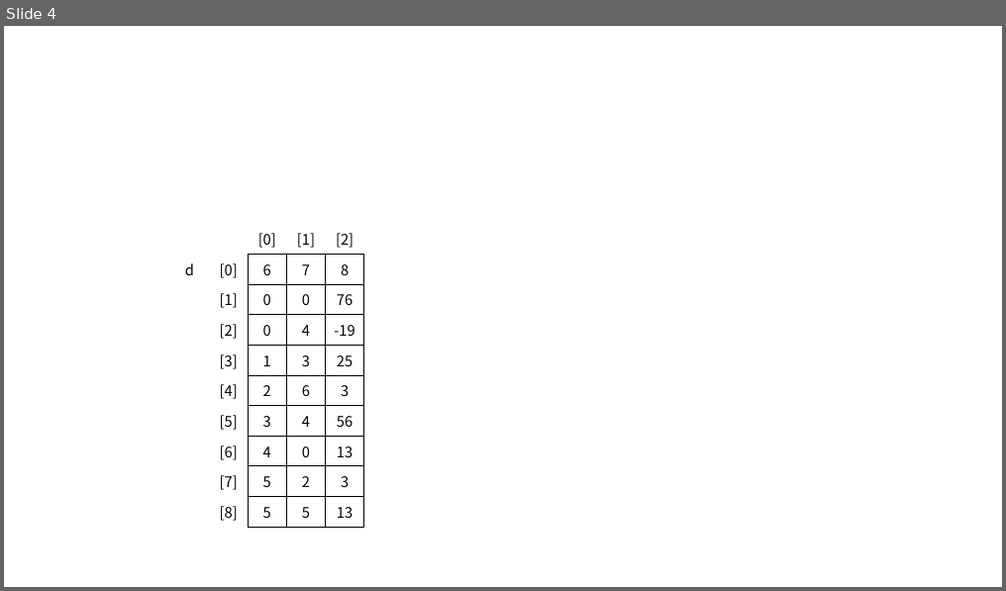
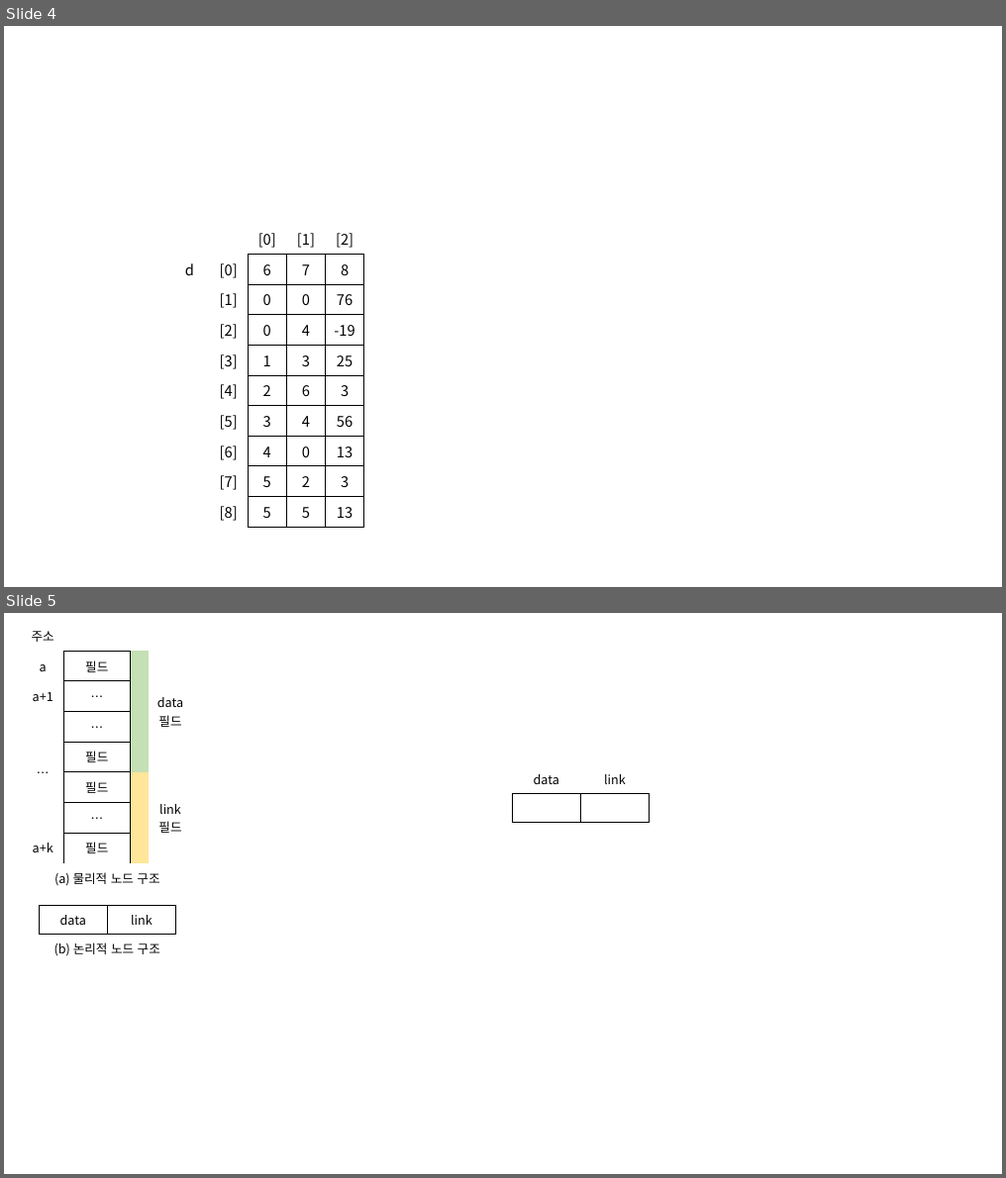
Before and after one commit to Rap0d/rap0d.github.io, a slide deck: assets/form/matrix.pptx. Shown one above the other, each under a label of ours: slide 4 before the commit, slides 4 and 5 after it. The pictures are 1006x591 and 1006x1178 pixels, drawn with LibreOffice and Linux fonts; fonts in the diff are those of the drawing. Boxes give left, top, right and bottom in pixels: in the first picture for what was removed or moved away, otherwise in the second. Text is boxed around its words. In the diff, an @@ line names an element or a change of style, - is before the commit and + after.

```diff
--- a/assets/form/matrix.pptx
+++ b/assets/form/matrix.pptx
@@ slide 5 added at [4,613,1002,1174], background #FFFFFF @@
@@ table added at [22,621,192,894], 9 rows, 4 columns @@
+주소 |  |  | 
+a | 필드 |  | data 필드
+a+1 | … |  | 
+… | … |  | 
+ | 필드 |  | 
+ | 필드 |  | link 필드
+ | … |  | 
+a+k | 필드 |  | 
+(a) 물리적 노드 구조 |  |  | 
@@ table added at [512,765,648,822], 2 rows, 2 columns @@
+data | link
+ | 
@@ table added at [40,906,175,964], 2 rows, 2 columns @@
+data | link
+(b) 논리적 노드 구조 | 
```
Also in this commit, not shown: 1 other slide added, 4 other files.
